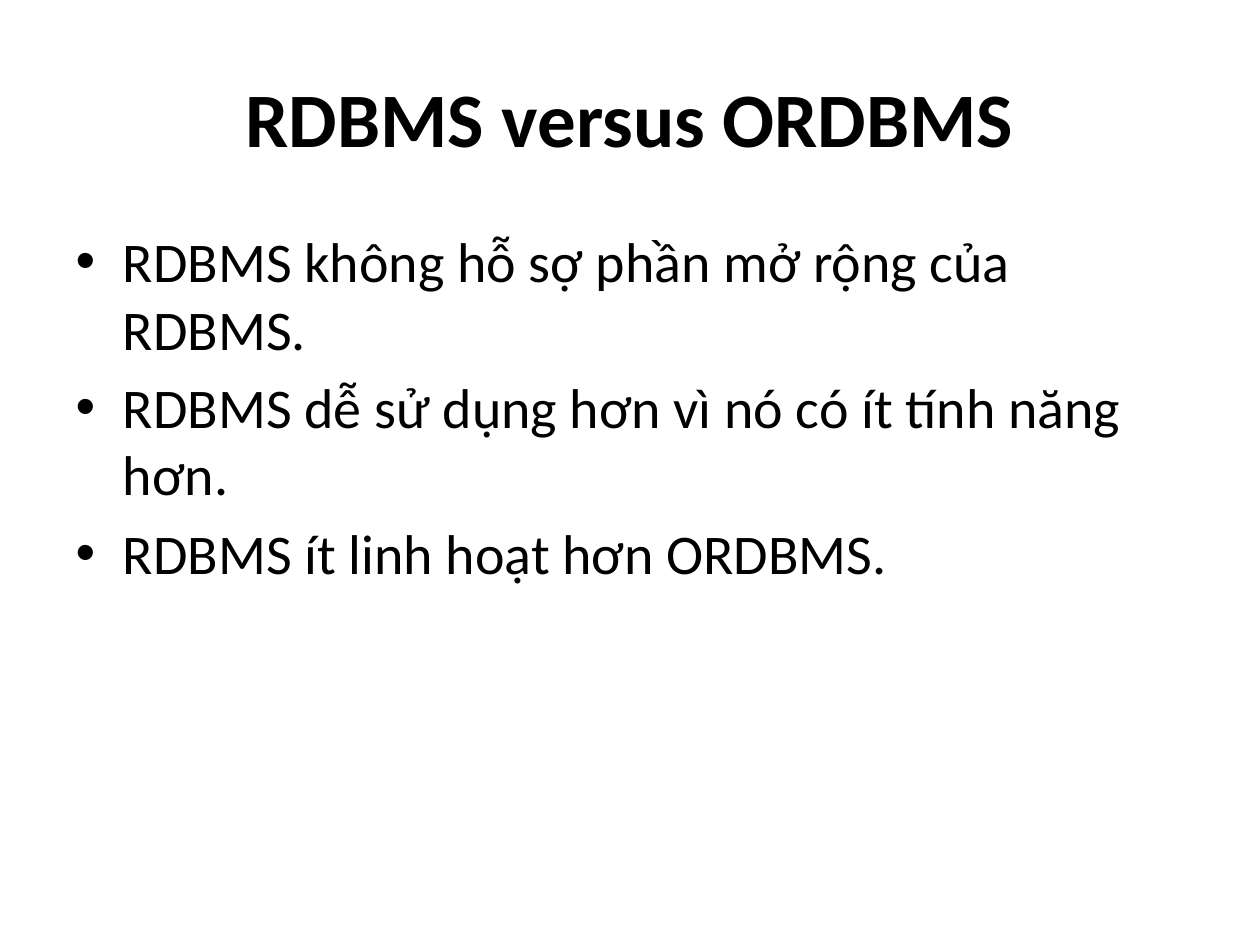
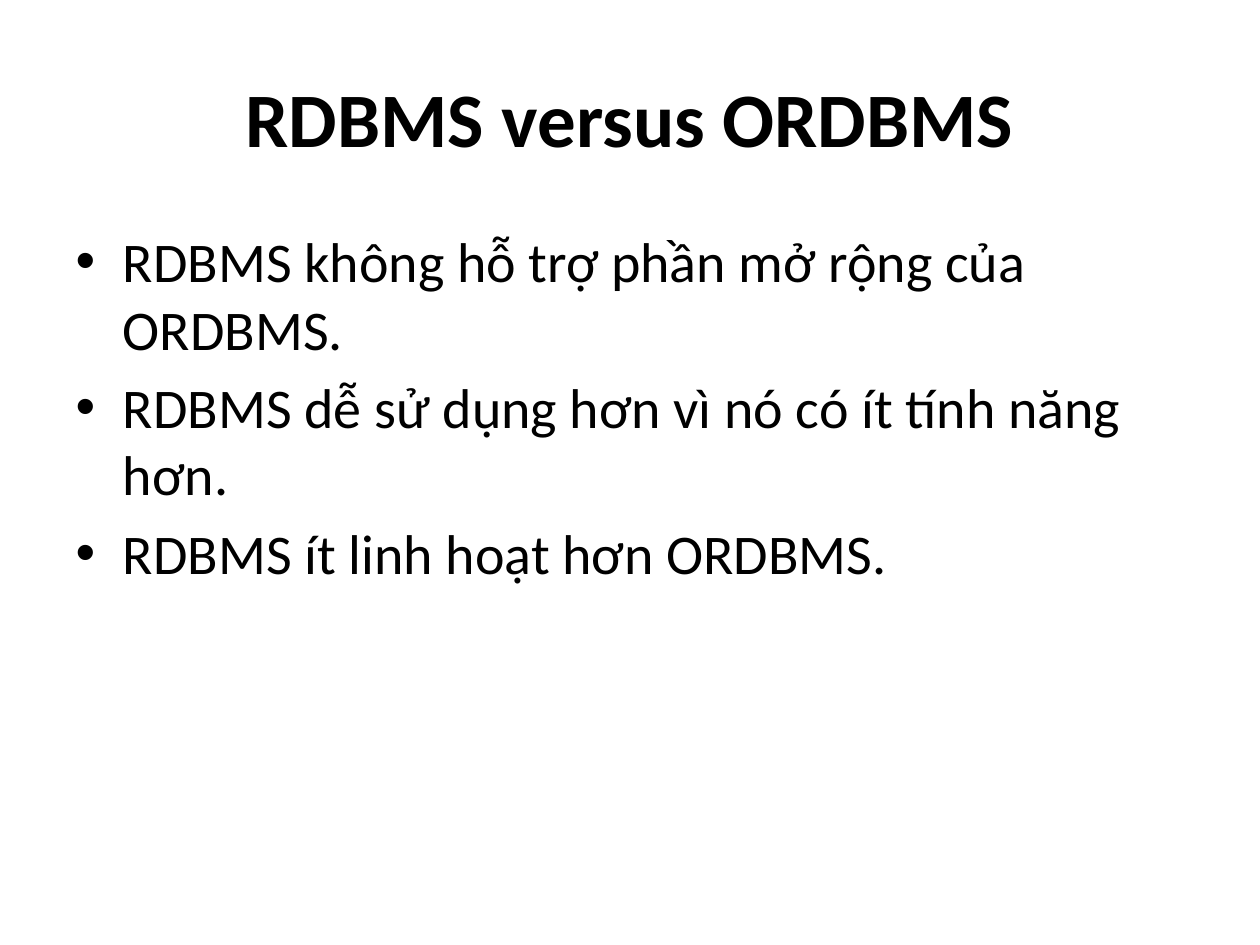
Before and after one commit to computerline1z/thaothaotientien, a slide deck: slide 18 of Thủy Tiên - 0912463/Seminar/Topic #8b - Section 8 & 9 v2.pptx. Drawn at 1260x945 pixels with LibreOffice and Linux fonts; fonts in the diff are those of the drawing. Boxes give left, top, right and bottom in pixels: in the first picture for what was removed or moved away, otherwise in the second. Text is boxed around its words. In the diff, an @@ line names an element or a change of style, - is before the commit and + after.

```diff
--- a/Thủy Tiên - 0912463/Seminar/Topic #8b - Section 8 & 9 v2.pptx
+++ b/Thủy Tiên - 0912463/Seminar/Topic #8b - Section 8 & 9 v2.pptx
@@ text at (123,236,1025,351): text changed @@
-• RDBMS không hỗ sợ phần mở rộng của RDBMS.
+• RDBMS không hỗ trợ phần mở rộng của ORDBMS.
```
Also in this commit, not shown: 1 other slide changed.
